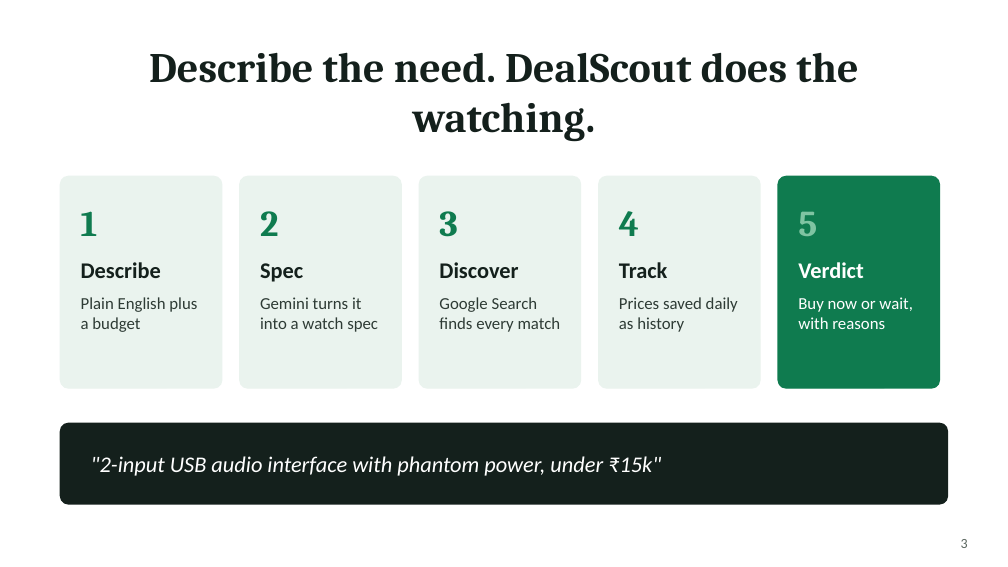
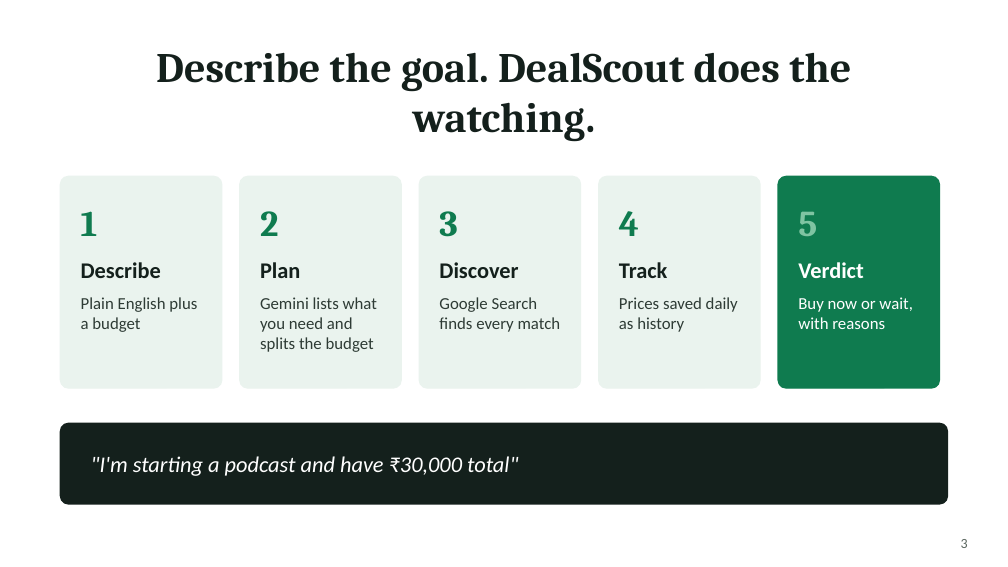
Before and after one commit to guptameenu31/Dealscout, a slide deck: slide 3 of DealScout.pptx. Drawn at 1008x567 pixels with LibreOffice and Linux fonts; fonts in the diff are those of the drawing. Boxes give left, top, right and bottom in pixels: in the first picture for what was removed or moved away, otherwise in the second. Text is boxed around its words. In the diff, an @@ line names an element or a change of style, - is before the commit and + after.

```diff
--- a/DealScout.pptx
+++ b/DealScout.pptx
@@ title at (x1=156, y1=52, x2=851, y2=142): text changed @@
-Describe the need. DealScout does the watching.
+Describe the goal. DealScout does the watching.
@@ text at (x1=260, y1=262, x2=300, y2=278): text changed @@
-Spec
+Plan
@@ text at (x1=260, y1=297, x2=377, y2=352): text changed @@
-Gemini turns it into a watch spec
+Gemini lists what you need and splits the budget
@@ text at (x1=91, y1=456, x2=518, y2=476): text changed @@
-"2-input USB audio interface with phantom power, under ₹15k"
+"I'm starting a podcast and have ₹30,000 total"
```
Also in this commit, not shown: 5 other slides changed, 1 slide added, 1 other file.
